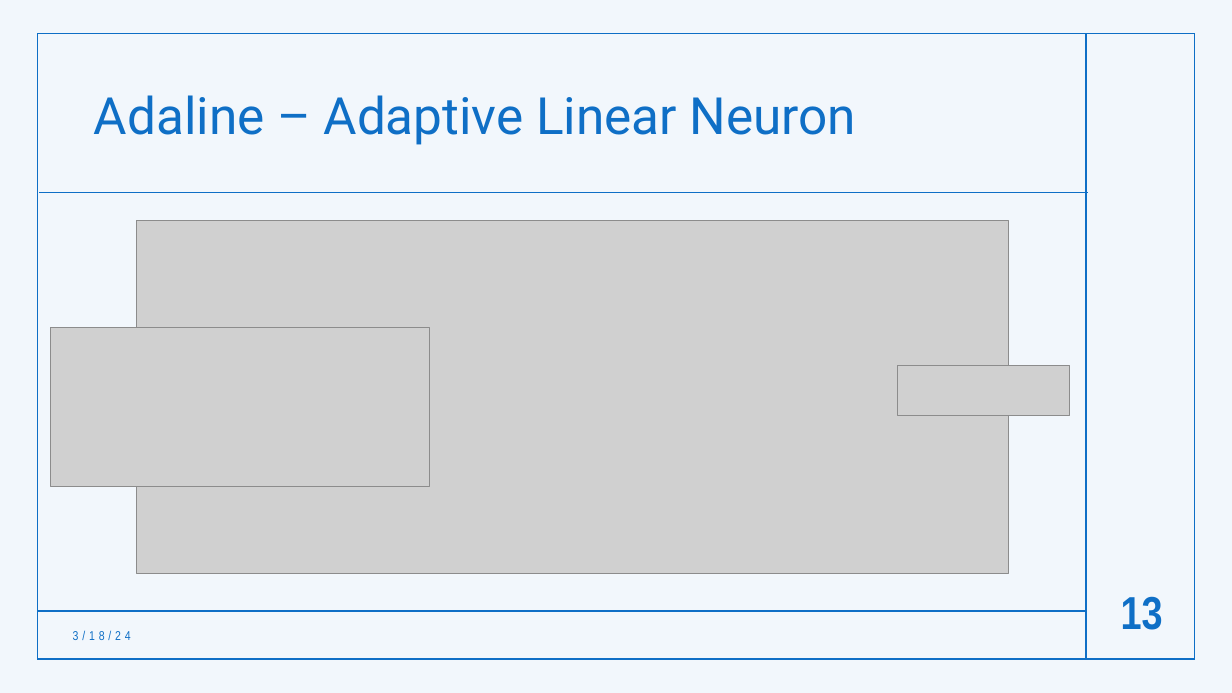
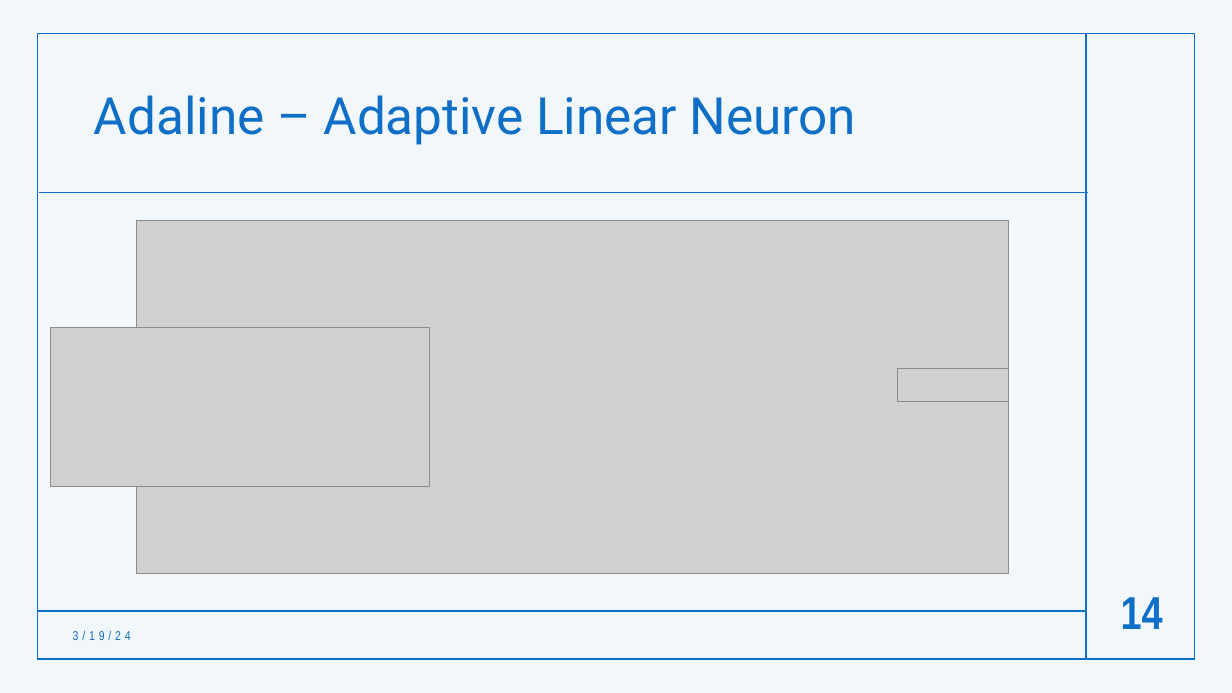
Before and after one commit to Eik-Lab/ML-workshop-2024, a slide deck: slide 14 of Presentasjon_ML.pptx (slide 13 before the commit). Drawn at 1232x693 pixels with LibreOffice and Linux fonts; fonts in the diff are those of the drawing; grey boxes stand for pictures. Boxes give left, top, right and bottom in pixels: in the first picture for what was removed or moved away, otherwise in the second. Text is boxed around its words. In the diff, an @@ line names an element or a change of style, - is before the commit and + after.

```diff
--- a/Presentasjon_ML.pptx
+++ b/Presentasjon_ML.pptx
@@ picture removed at (897, 365, 1070, 416) @@
@@ picture added at (897, 369, 1008, 401) @@
@@ page number at (1121, 597, 1163, 629): text changed @@
-13
+14
```
Also in this commit, not shown: 13 other slides changed, 1 slide added, 3 other files.
